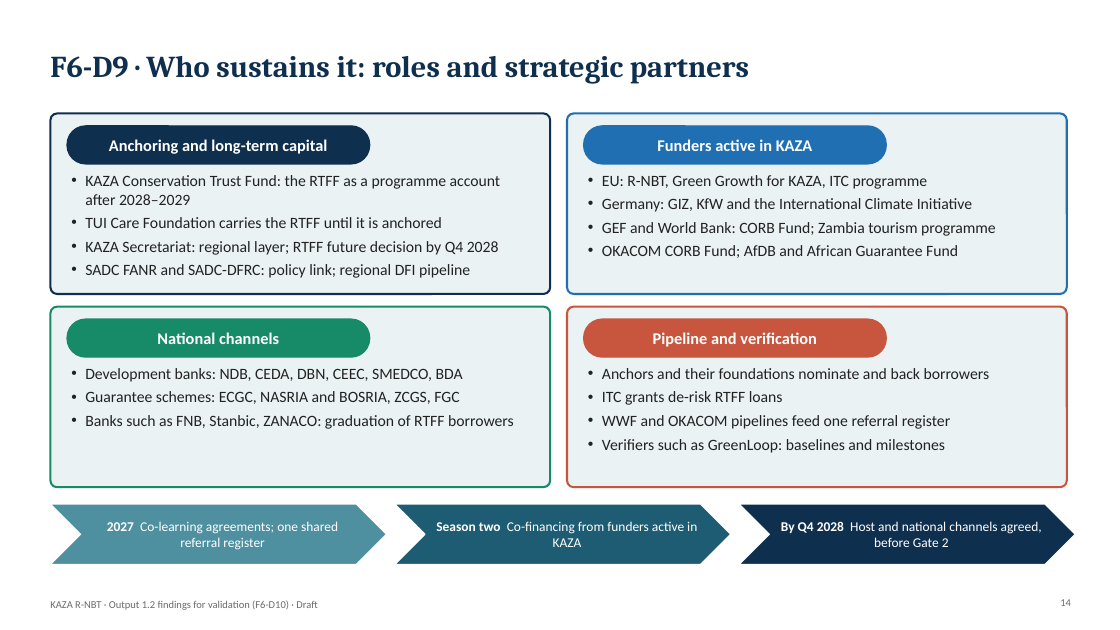
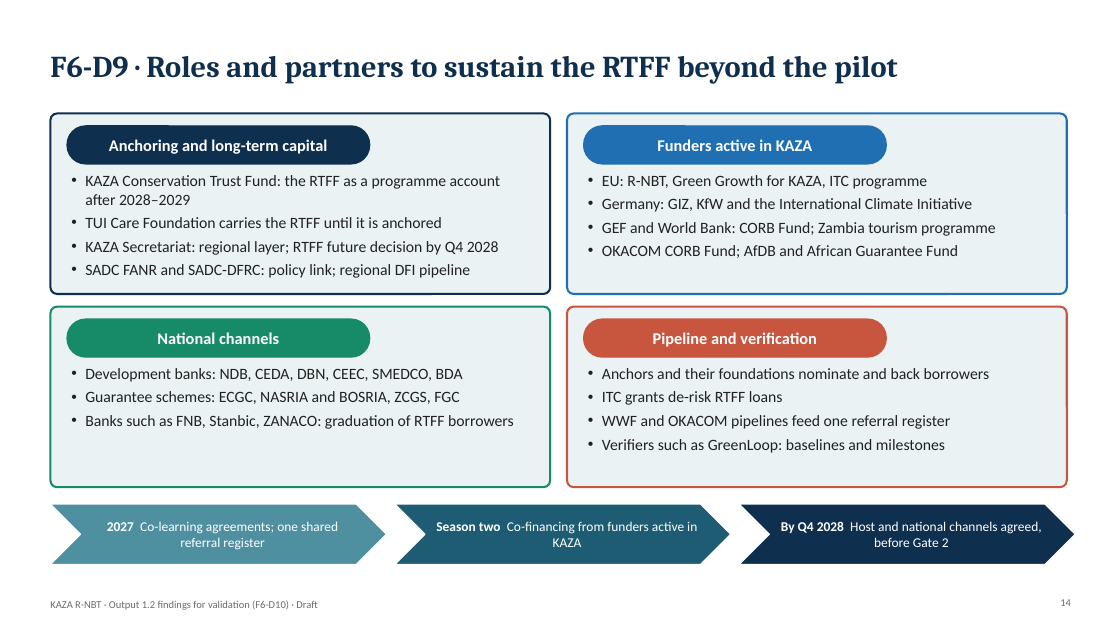
Before and after one commit to modestanz/GIZ-Works, a slide deck: slide 14 of deliverables/F6-D10_Output_1.2_Findings_for_Validation_by_Deliverable.pptx. Drawn at 1120x630 pixels with LibreOffice and Linux fonts; fonts in the diff are those of the drawing; background and template pictures are left out. Boxes give left, top, right and bottom in pixels: in the first picture for what was removed or moved away, otherwise in the second. Text is boxed around its words. In the diff, an @@ line names an element or a change of style, - is before the commit and + after.

```diff
--- a/deliverables/F6-D10_Output_1.2_Findings_for_Validation_by_Deliverable.pptx
+++ b/deliverables/F6-D10_Output_1.2_Findings_for_Validation_by_Deliverable.pptx
@@ title at (x1=50, y1=56, x2=897, y2=83): text changed @@
-F6-D9 · Who sustains it: roles and strategic partners
+F6-D9 · Roles and partners to sustain the RTFF beyond the pilot
```
Also in this commit, not shown: 15 other files.
